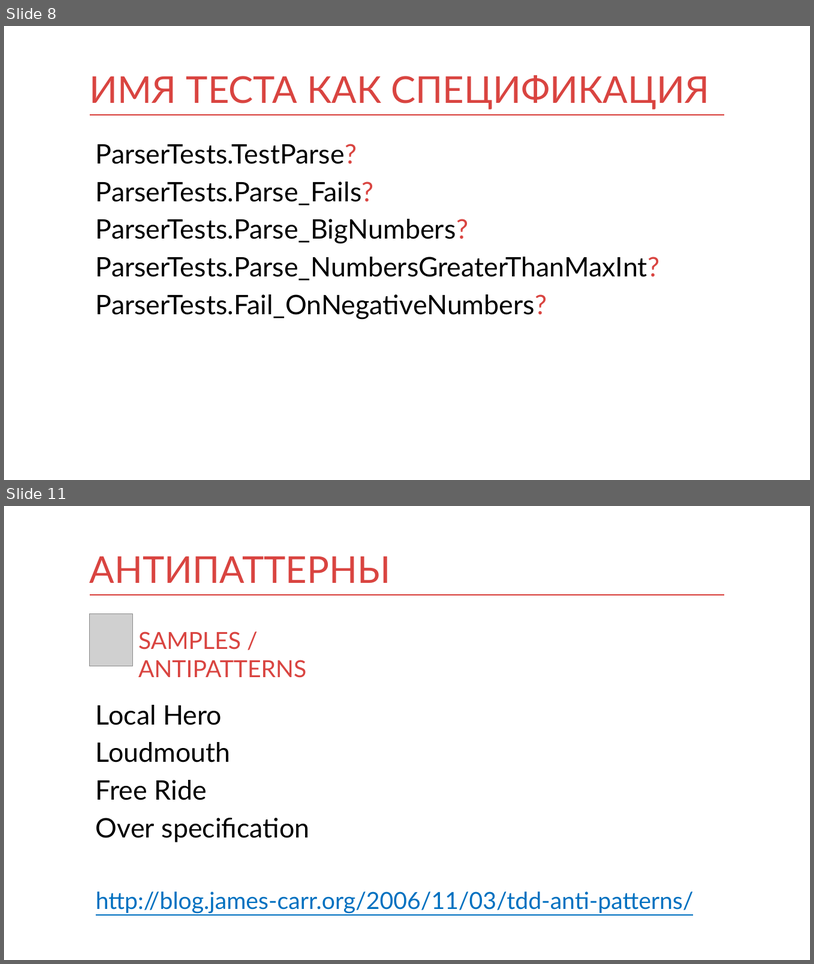
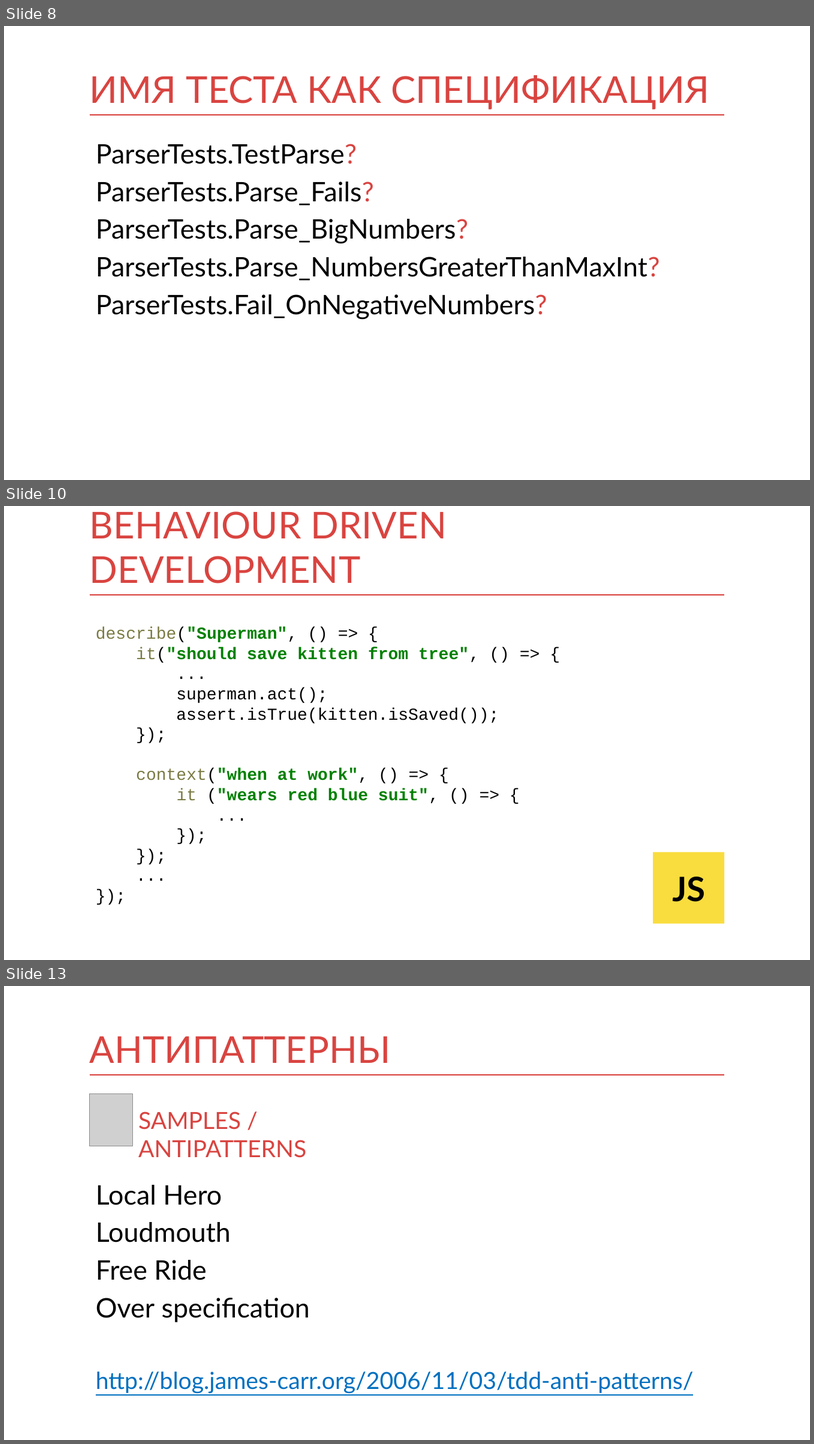
Before and after one commit to kontur-courses/testing, a slide deck: testing.pptx. Shown one above the other, each under a label of ours: slides 8 and 11 before the commit, slides 8, 10 and 13 after it; the slides between them are not shown. The pictures are 814x964 and 814x1444 pixels, drawn with LibreOffice and Linux fonts; fonts in the diff are those of the drawing; grey boxes stand for pictures. Boxes give left, top, right and bottom in pixels: in the first picture for what was removed or moved away, otherwise in the second. Text is boxed around its words. In the diff, an @@ line names an element or a change of style, - is before the commit and + after.

```diff
--- a/testing.pptx
+++ b/testing.pptx
@@ slide 10 added at box(4, 506, 810, 960), background #FFFFFF; not listed: 1 template element that a slide beside it also shows @@
@@ title added at box(90, 511, 447, 583), 44 pt, text #D94440 @@
+BEHAVIOUR DRIVEN DEVELOPMENT
@@ text added at box(96, 627, 499, 804), 20 pt, text #000000 @@
+describe("Superman", () => {
+it("should save kitten from tree", () => {
+...
+superman.act();
+assert.isTrue(kitten.isSaved());
+});
+context("when at work", () => {
+it ("wears red blue suit", () => {
+...
+});
+});
+...
+});
@@ rectangle added at box(654, 852, 725, 924), fill #F9DD3E, 40 pt, text #000000, bold @@
+JS
@@ what was slide 11 is now slide 13 @@
```
Also in this commit, not shown: 5 slides changed, 1 other slide added, 12 other files.
